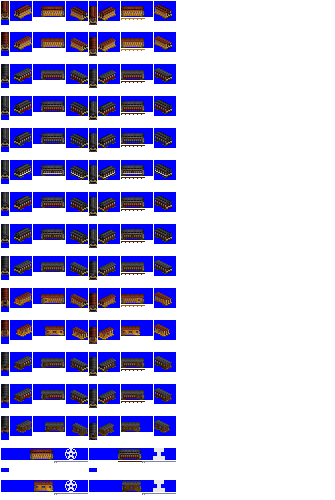
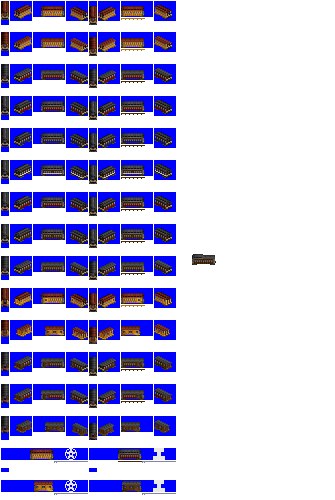
Layered file, before and after one edit (w=335, h=500). Changes by layer:
painted on "horonai" over [1,70,172,309]
painted on "jgr" over [192,254,216,265]
